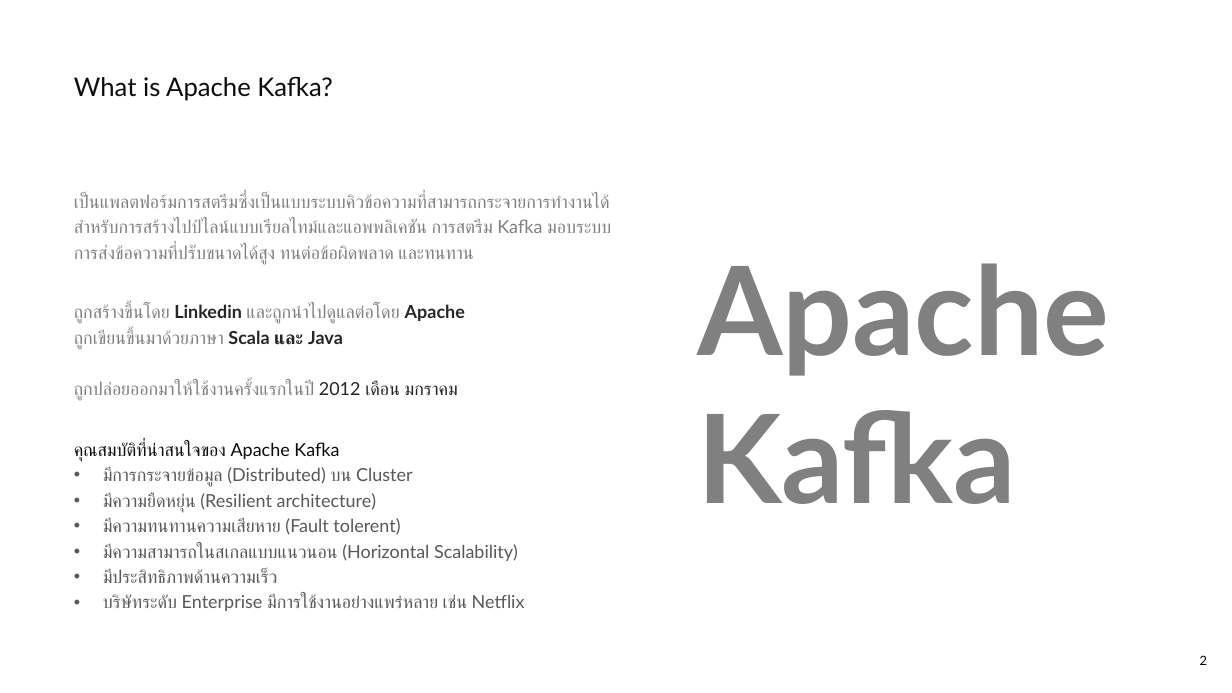
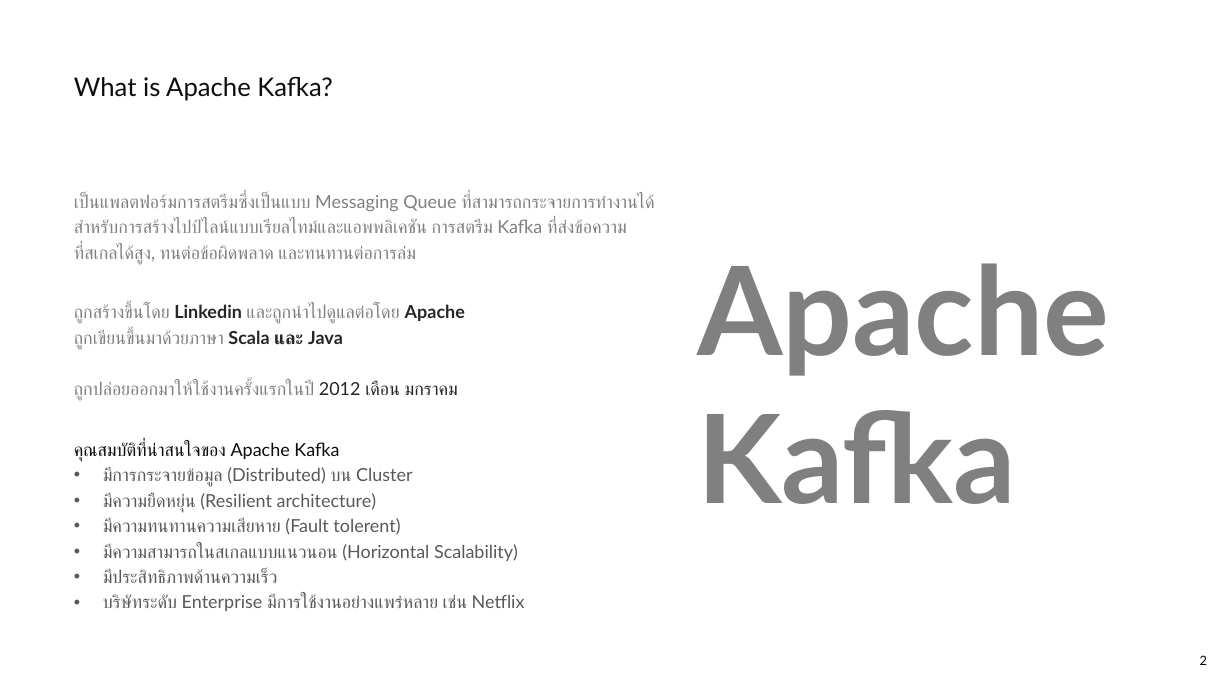
Before and after one commit to yothgewalt/the-modern-data-management-with-kafka, a slide deck: slide 2 of the_modern_data_management_platform.pptx. Drawn at 1232x693 pixels with LibreOffice and Linux fonts; fonts in the diff are those of the drawing. Boxes give left, top, right and bottom in pixels: in the first picture for what was removed or moved away, otherwise in the second. Text is boxed around its words. In the diff, an @@ line names an element or a change of style, - is before the commit and + after.

```diff
--- a/the_modern_data_management_platform.pptx
+++ b/the_modern_data_management_platform.pptx
@@ text at (x1=74, y1=194, x2=654, y2=265): text changed @@
-เป็นแพลตฟอร์มการสตรีมซึ่งเป็นแบบระบบคิวข้อความที่สามารถกระจายการทำงานได้
-สำหรับการสร้างไปป์ไลน์แบบเรียลไทม์และแอพพลิเคชัน การสตรีม Kafka มอบระบบ
-การส่งข้อความที่ปรับขนาดได้สูง ทนต่อข้อผิดพลาด และทนทาน
+เป็นแพลตฟอร์มการสตรีมซึ่งเป็นแบบ Messaging Queue ที่สามารถกระจายการทำงานได้
+สำหรับการสร้างไปป์ไลน์แบบเรียลไทม์และแอพพลิเคชัน การสตรีม Kafka ที่ส่งข้อความ
+ที่สเกลได้สูง, ทนต่อข้อผิดพลาด และทนทานต่อการล่ม
```
Also in this commit, not shown: 3 other slides changed.
